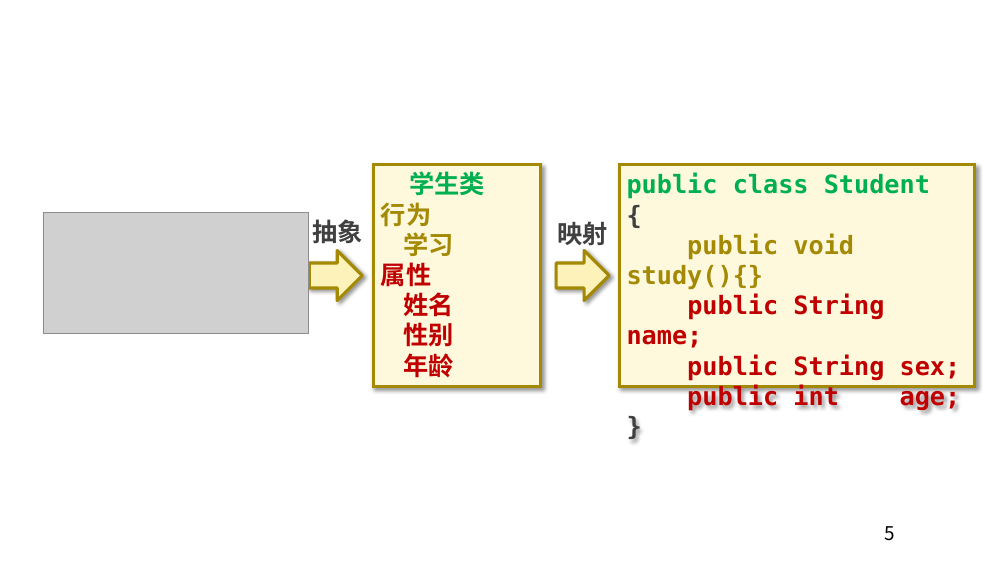
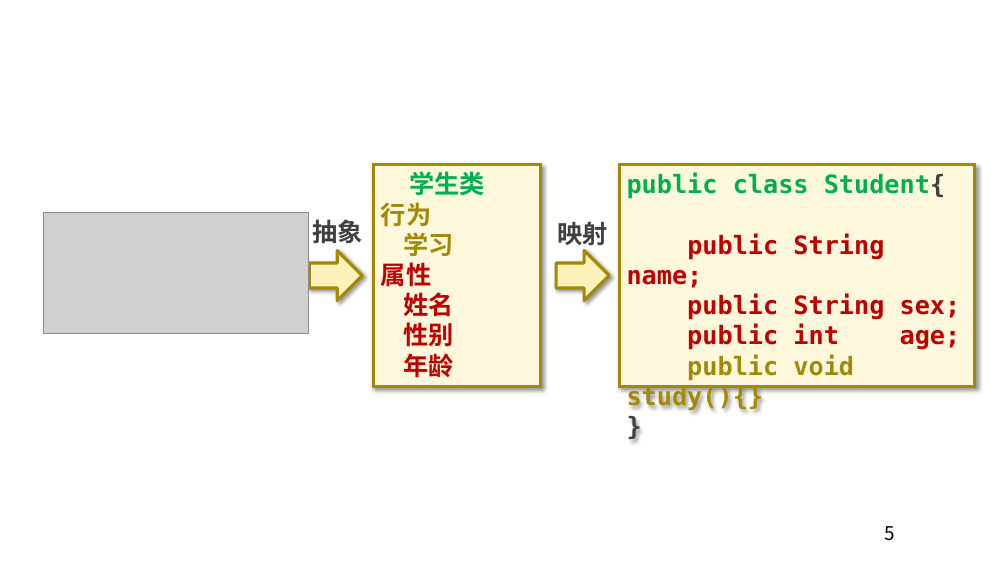
Before and after one commit to edu2act/course-JavaSE, a slide deck: slide 5 of materials/slides/ch04-02.pptx. Drawn at 1008x567 pixels with LibreOffice and Linux fonts; fonts in the diff are those of the drawing; grey boxes stand for pictures; background and template pictures are left out. Boxes give left, top, right and bottom in pixels: in the first picture for what was removed or moved away, otherwise in the second. Text is boxed around its words. In the diff, an @@ line names an element or a change of style, - is before the commit and + after.

```diff
--- a/materials/slides/ch04-02.pptx
+++ b/materials/slides/ch04-02.pptx
@@ text in rectangle at bbox=[627, 172, 945, 199]: text changed; text colour #A38904 to #00B050 @@
-public class Student
-{
-public void study(){}
+public class Student{
@@ text in rectangle at bbox=[687, 354, 854, 381]: paragraph added @@
+public void study(){}
```
